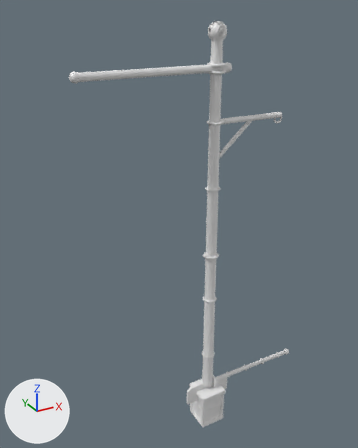
The FBX model Assets/_PaperSiege/Resources/Cover/cover.fbx, before and after one commit.
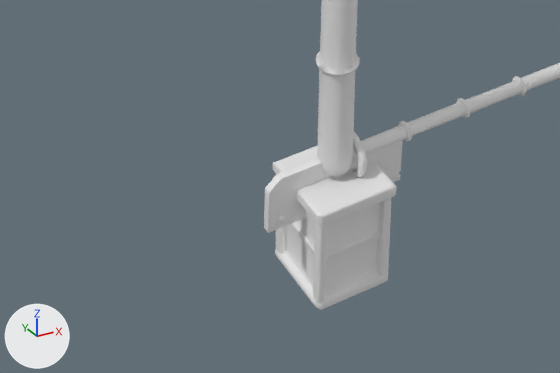
Each version is shown whole from a camera (50 mm lens) standing at (-0.598, -0.923, 0.965) and looking at (-0.057, 0.062, 0.473), then close up on the part from 30% to 77% of the width and 75% to 100% of the height. The axes (+X, +Y, +Z) are drawn at lower left. The lights are the same throughout. The last two pictures show the newer version. Where no turn or scale is listed for an object, it has been applied to the vertices.

In view in the first close-up: 'CV_Lantern', 'CV_Lantern_LOD1', 'CV_Pole', 'CV_Pole_LOD1', 'CV_Tag', 'CV_TagArm', 'CV_TagArm_LOD1' and 1 more.
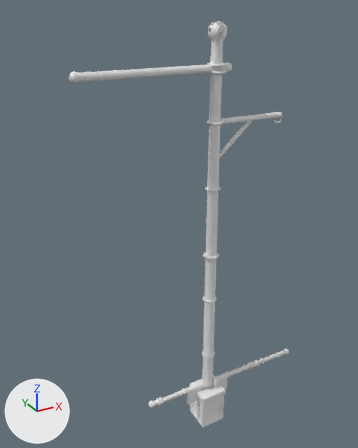
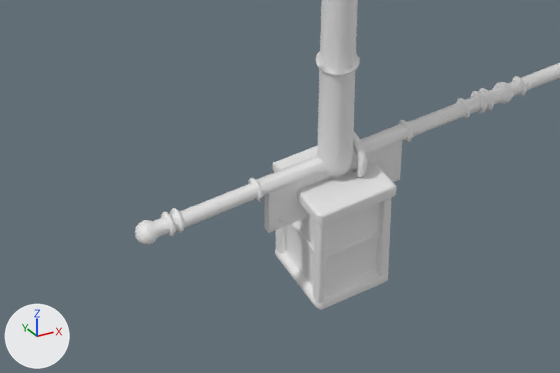
Location of each change, [x1, y1, x2, y2] in pixels of the close-ups (560 x 373 px):
'CV_Stick', added: after [135, 82, 514, 245]
'CV_Stick_LOD1', added: after [135, 82, 514, 246]
'CV_TagArm', unchanged, covered by the edit: [352, 63, 560, 178] in both
'CV_TagArm_LOD1', unchanged, covered by the edit: [352, 63, 560, 176] in both

The change, as a diff of the scene's bpy script:
```diff
--- a/Assets/_PaperSiege/Resources/Cover/cover.fbx.py
+++ b/Assets/_PaperSiege/Resources/Cover/cover.fbx.py
@@ me_cv_stick @@
+me_cv_stick.from_pydata(...)  # 602 vertices, 1200 faces; spans x -0.181..0.181, y -0.01..0.01, z -0.01..0.01
+me_cv_stick.materials.append(mat_target_props)  # white #e7e7e7
@@ me_cv_stick_lod1 @@
+me_cv_stick_lod1.from_pydata(...)  # 182 vertices, 360 faces; spans x -0.182..0.181, y -0.01..0.01, z -0.01..0.01
+me_cv_stick_lod1.materials.append(mat_target_props)  # white #e7e7e7
@@ ob_cv_stick @@
+ob_cv_stick = bpy.data.objects.new('CV_Stick', me_cv_stick)
+ob_cv_stick.location = (0.0, 0.0, 0.0)
@@ ob_cv_stick_lod1 @@
+ob_cv_stick_lod1 = bpy.data.objects.new('CV_Stick_LOD1', me_cv_stick_lod1)
+ob_cv_stick_lod1.location = (0.0, 0.0, 0.0)
```
